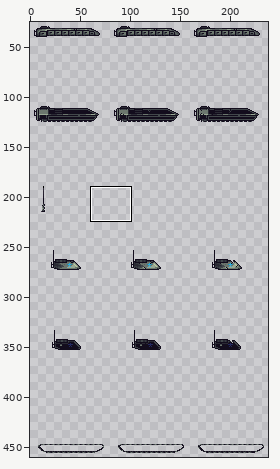
Edited in one commit: sprite sheet (BlavsArmoredWarfare/ENTITIES/VEHICLES/BradleyM2/BradleyM2.png). The first picture is a wide view before the edit; the outline marks the close-up.
Close-up. Before the commit:
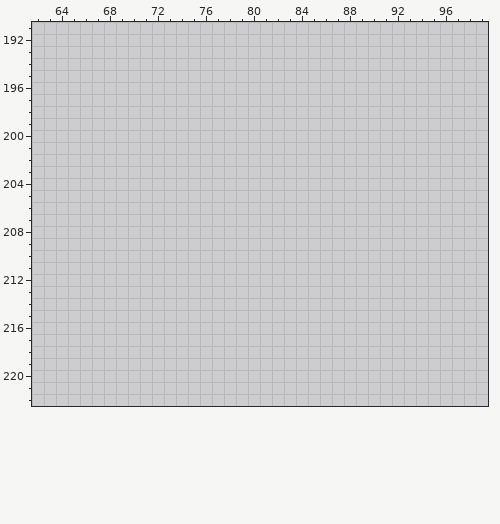
The file is 240x480 pixels. Pixels under 10% opacity are left out. Colours within 5 levels of each other are drawn and written as one. Shown: x 62..99, y 191..222. The wide view leaves out empty margins.
Palette (. is transparent): 
After:
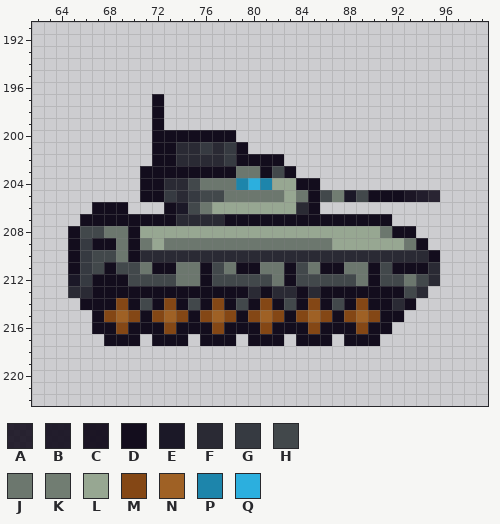
Colours new in this view: A #130d1de1  B #130d1dea  C #130d1df3  D #130d1d  E #1b1827  F #2a2a34  G #363a41  H #42484b  J #6c776e  K #717d72  L #97a792  M #844715  N #9f6125  P #1d85ab  Q #2cafde
Edits made:
The author put colour A in row 205 at x 95.
The author put colour B in row 205 at x 94.
The author put colour C in row 205 at x 93.
The author put colour D in rows 197 to 199 at x 72; in row 200 at x 72 to 78; in row 201 at x 72 to 73 and 79; in row 202 at x 72 to 73 and 79 to 82; in row 203 at x 71 to 78, 81 and 83; in row 204 at x 71 to 72 and 84 to 85.
The author put colour D in row 205 at x 71 to 72, 85 and 90 to 92; in row 206 at x 67 to 69, 73 and 85; in row 207 at x 66 to 73 and 78 to 91; in row 208 at x 65, 70 and 92 to 93; in row 209 at x 65, 67 to 68, 70 and 94; in row 210 at x 65, 70 and 95.
The author put colour D in row 211 at x 65, 68, 72 to 73, 76, 79 to 80, 83, 86 to 87, 90 and 92 to 94; in row 212 at x 67 to 69, 76, 83 and 90; in row 213 at x 67 to 79, 81, 84 and 86 to 92; in row 214 at x 66 to 68, 70, 72, 74, 76, 78, 80, 82, 84, 86, 88, 90 to 91 and 93; in row 215 at x 67, 71, 75, 79, 83, 87 and 91 to 92; in row 216 at x 67 to 68, 70 to 72, 74 to 76, 78 to 80, 82 to 84, 86 to 88 and 90 to 91.
The author put colour D in row 217 at x 68 to 70, 72 to 74, 76 to 78, 80 to 82, 84 to 86 and 88 to 90.
The author put colour E in row 205 at x 88; in row 206 at x 74; in row 212 at x 65.
The author put colour F in row 201 at x 74 to 75 and 77; in row 202 at x 74 to 77; in row 204 at x 73 to 74; in row 205 at x 74; in row 206 at x 84; in row 207 at x 74 to 77.
The author put colour F in row 210 at x 71 to 94; in rows 211 to 212 at x 95; in row 213 at x 65 to 66, 80, 82 to 83, 85 and 94; in row 214 at x 92.
The author put colour G in row 201 at x 76 and 78; in row 202 at x 78; in row 205 at x 73 and 75; in rows 209 to 212 at x 66.
The author put colour H in row 203 at x 82; in row 204 at x 75; in row 205 at x 76 to 77, 86 and 89; in row 206 at x 75; in row 208 at x 66 to 67; in row 210 at x 67 to 68.
The author put colour H in row 211 at x 67, 69 to 70, 77, 84 and 91; in row 212 at x 70 to 73, 77 to 81, 84 to 88, 91 to 92 and 94; in row 213 at x 93; in row 214 at x 71, 75, 79, 83 and 87.
The author put colour J in row 203 at x 79 to 80; in row 204 at x 76 to 78; in row 205 at x 78 to 82 and 84; in row 206 at x 76; in row 208 at x 68 to 69 and 91; in row 209 at x 69, 71, 73 to 86 and 93.
The author put colour J in row 210 at x 69; in row 211 at x 71, 74 to 75, 78, 81 to 82, 85 and 88 to 89; in row 212 at x 74 to 75, 82, 89 and 93.
The author put colour K in row 205 at x 87.
The author put colour L in row 204 at x 82 to 83; in row 205 at x 83; in row 206 at x 77 to 83; in row 208 at x 71 to 90; in row 209 at x 72 and 87 to 92.
The author put colour M in row 214 at x 69, 73, 77, 81, 85 and 89; in row 215 at x 68, 70, 72, 74, 76, 78, 80, 82, 84, 86, 88 and 90; in row 216 at x 69, 73, 77, 81, 85 and 89.
The author put colour N in row 215 at x 69, 73, 77, 81, 85 and 89.
The author put colour P in row 204 at x 79 and 81.
The author put colour Q in row 204 at x 80.
